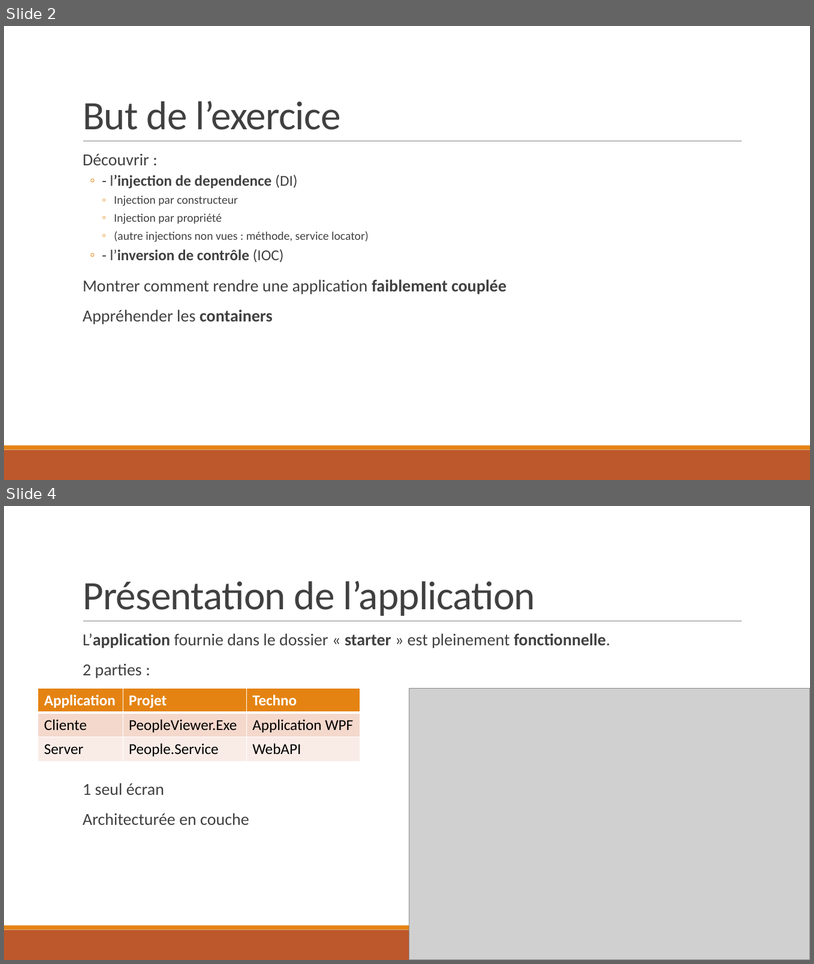
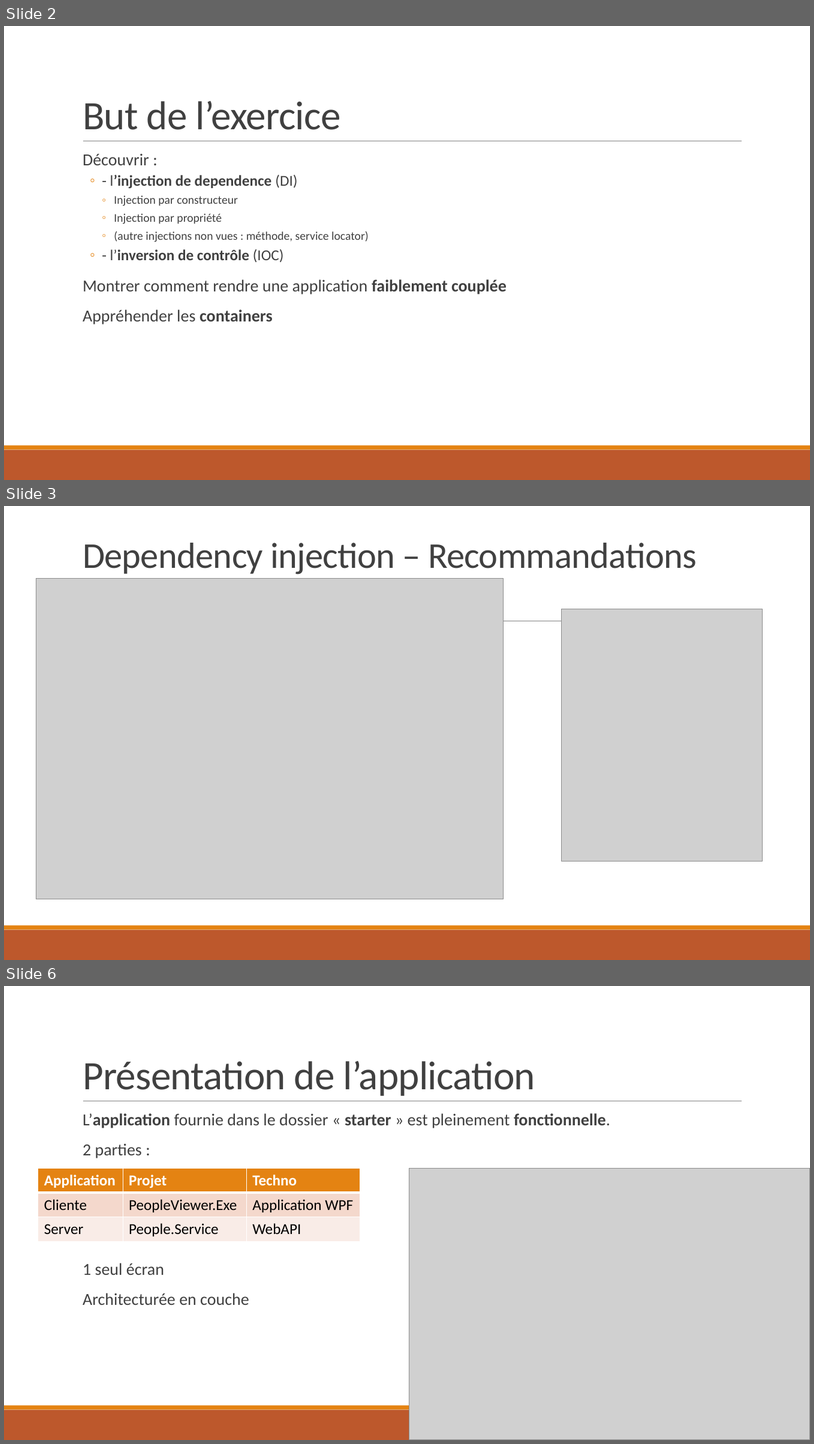
Before and after one commit to Sybaris-Classroom/Exercices, a slide deck: DependencyInjection/Exercice DependencyInjection.pptx. Shown one above the other, each under a label of ours: slides 2 and 4 before the commit, slides 2, 3 and 6 after it; the slides between them are not shown. The pictures are 814x964 and 814x1444 pixels, drawn with LibreOffice and Linux fonts; fonts in the diff are those of the drawing; grey boxes stand for pictures. Boxes give left, top, right and bottom in pixels: in the first picture for what was removed or moved away, otherwise in the second. Text is boxed around its words. In the diff, an @@ line names an element or a change of style, - is before the commit and + after.

Commit message:
Added readme dependencyInjection + video

```diff
--- a/DependencyInjection/Exercice DependencyInjection.pptx
+++ b/DependencyInjection/Exercice DependencyInjection.pptx
@@ slide 3 added at <box>4,506,810,960</box>, background #FFFFFF; not listed: 3 template elements that a slide beside it also shows @@
@@ title added at <box>83,543,697,574</box>, 43.2 pt, text #404040 @@
+Dependency injection – Recommandations
@@ picture added at <box>36,579,504,898</box> @@
@@ picture added at <box>563,609,763,861</box> @@
@@ what was slide 4 is now slide 6 @@
```
Also in this commit, not shown: 7 slides changed, 7 other slides added, 1 other file.
